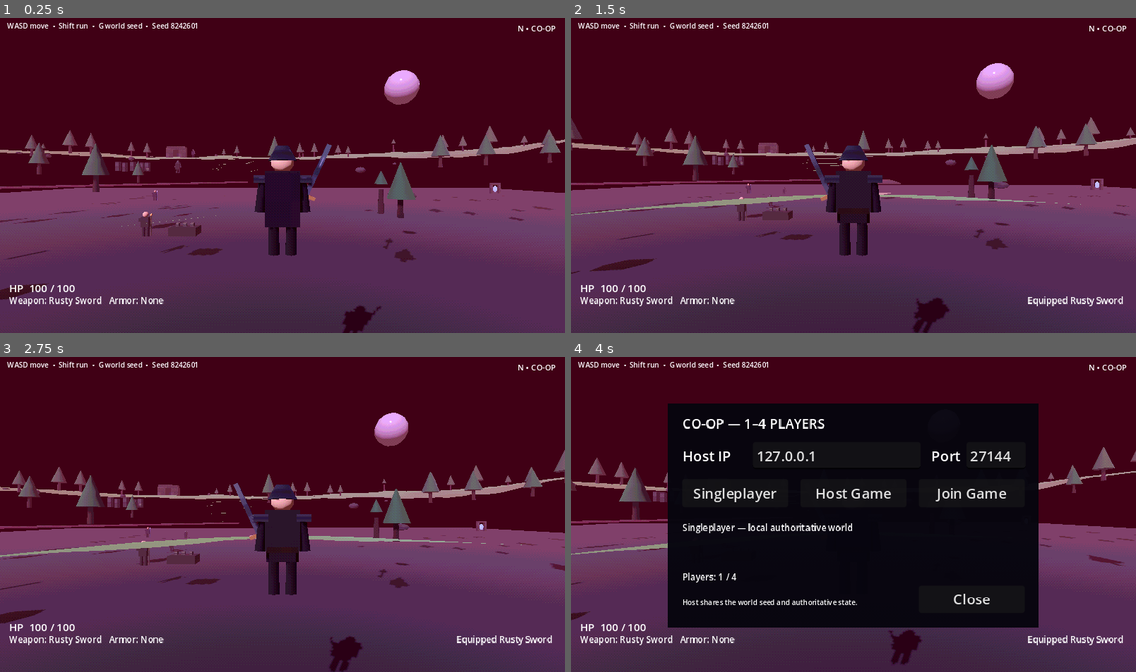
Above: before the commit, frames 1-4 (two rows, left to right).
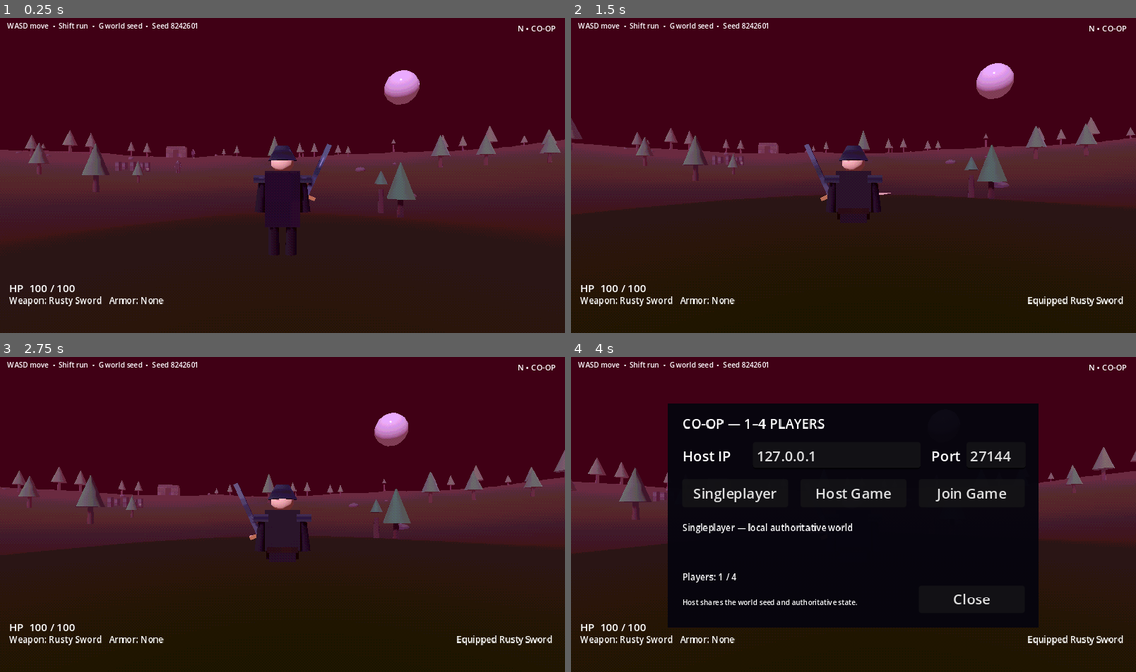
Above: after the commit, the same moments.

Repository: jasonjllind-cpu/aispel
Game: Godot game, scene res://main.tscn
The game is run twice, just before and just after one commit, with the same random seed, the same clock (stepped at 60 frames per second) and the same inputs.
Inputs (mouse positions are in pixels of both pictures, inside the frame that each line leads up to):
- Up to frame 1 (0.25 s): no input
- Up to frame 2 (1.5 s): tap Enter at 0.5 s; move the mouse to (881, 172) at 0.52 s; press the mouse at (881, 172) at 0.53 s; hold W (move_forward) from 0.53 s (still down); tap Space (jump) at 0.77 s; move the mouse to (825, 175) at 1.27 s; release the mouse at (825, 175) at 1.28 s; tap R (equip_next) at 1.35 s
- Up to frame 3 (2.75 s): keep holding W (move_forward); tap Space (jump) at 1.52, 2 s; move the mouse to (293, 508) at 2.02 s; hold E (interact) from 2.03 s (still down)
- Up to frame 4 (4 s): keep holding W (move_forward); tap Enter at 2.75 s; move the mouse to (847, 517) at 2.77 s; release E (interact) at 2.78 s; tap Shift (sprint) at 2.85 s; tap Space (jump) at 3.02, 3.5, 3.77 s; move the mouse to (893, 517) at 3.52 s; tap N at 3.6 s

The runs differ from the first frame. In frame 1, 52% of the frame differs, in the area x 0-100%, y 38-100%; in frame 2, 53%; in frame 3, 51%; in frame 4, 28%.

Commit message:
Render generated terrain solid from both sides

Diff:
--- a/scripts/world/terrain_chunk.gd
+++ b/scripts/world/terrain_chunk.gd
@@ -51,6 +51,10 @@
 		material.albedo_color = Color.WHITE
 		material.roughness = 1.0
 		material.vertex_color_use_as_albedo = true
+		# Steep generated slopes can expose a triangle from below when the
+		# spring-arm camera hugs the ground. Keep terrain visually solid from
+		# both sides; collision remains the same validated mesh.
+		material.cull_mode = BaseMaterial3D.CULL_DISABLED
 		terrain_mesh.surface_set_material(0, material)
 
 		mesh_instance = MeshInstance3D.new()
